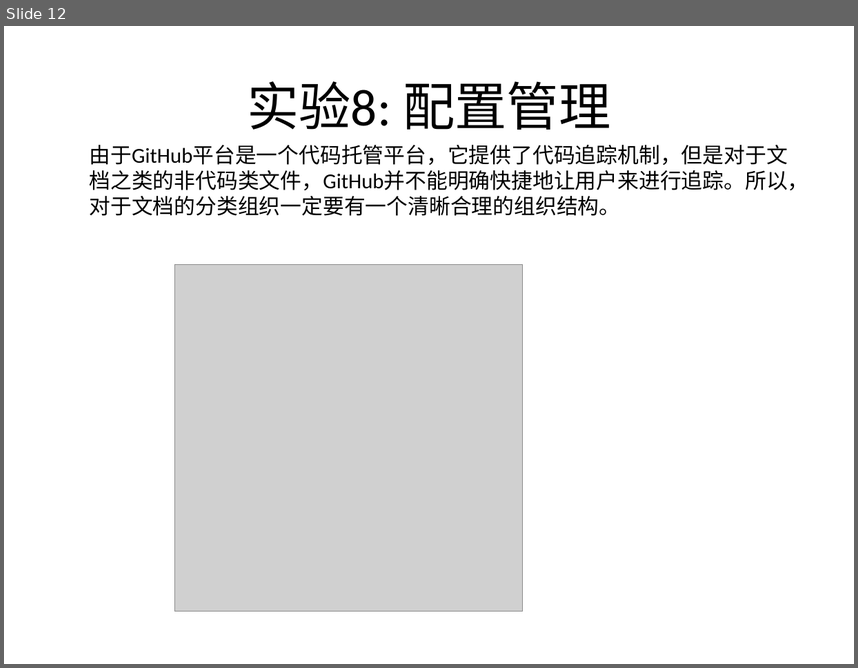
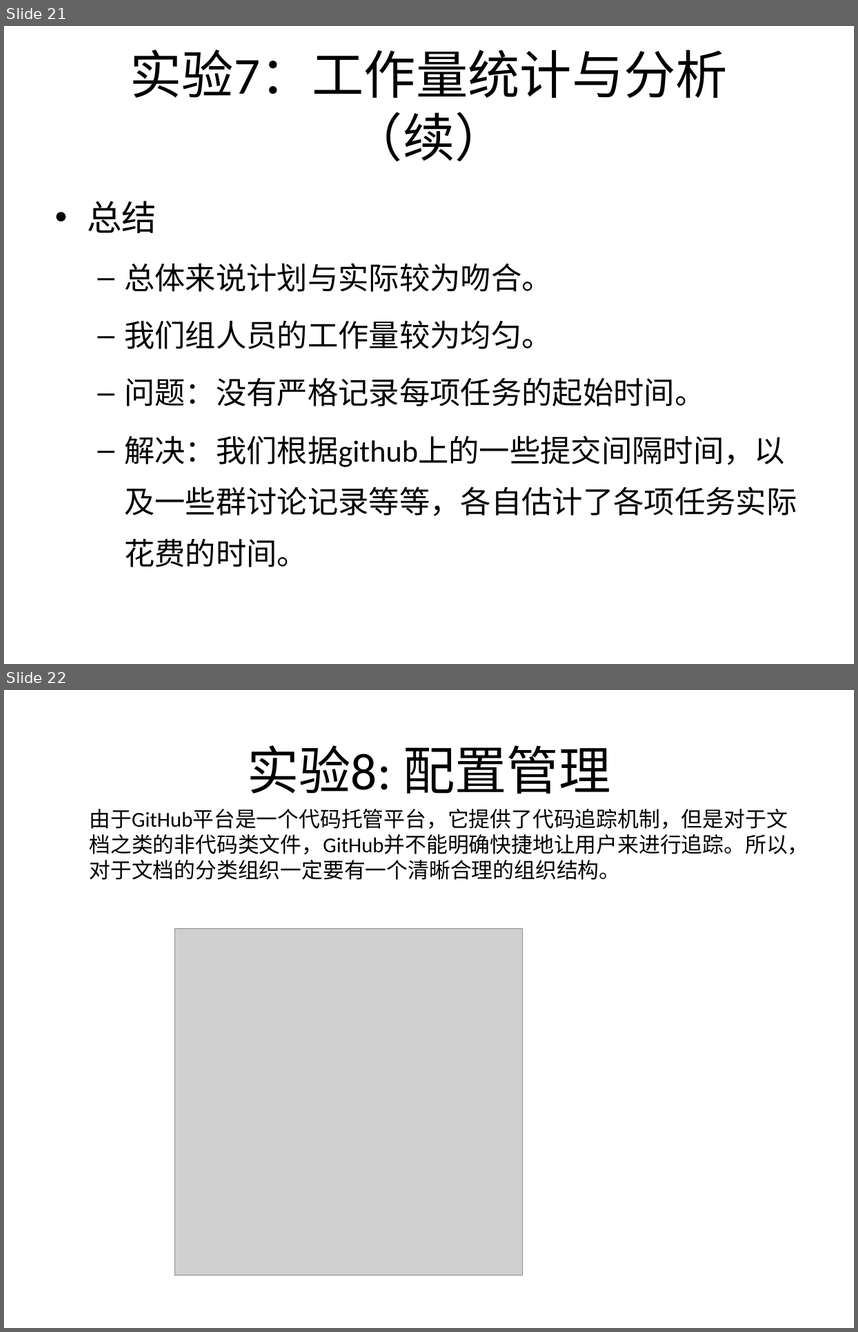
Before and after one commit to bhsei/16TeamC, a slide deck: 2.项目PPT/十七周-项目总结.pptx. Shown one above the other, each under a label of ours: slide 12 before the commit, slides 21 and 22 after it. The pictures are 858x668 and 858x1332 pixels, drawn with LibreOffice and Linux fonts; fonts in the diff are those of the drawing; grey boxes stand for pictures. Boxes give left, top, right and bottom in pixels: in the first picture for what was removed or moved away, otherwise in the second. Text is boxed around its words. In the diff, an @@ line names an element or a change of style, - is before the commit and + after.

```diff
--- a/2.项目PPT/十七周-项目总结.pptx
+++ b/2.项目PPT/十七周-项目总结.pptx
@@ slide 21 added at <box>4,26,854,664</box>, background #FFFFFF @@
@@ title added at <box>130,49,727,161</box>, 44 pt, text #000000 @@
+实验7：工作量统计与分析（续）
@@ text added at <box>87,201,797,567</box>, 25.9 pt, text #000000 @@
+• 总结
+  – 总体来说计划与实际较为吻合。
+  – 我们组人员的工作量较为均匀。
+  – 问题：没有严格记录每项任务的起始时间。
+  – 解决：我们根据github上的一些提交间隔时间，以及一些群讨论记录等等，各自估计了各项任务实际花费的时间。
@@ what was slide 12 is now slide 22 @@
```
Also in this commit, not shown: 1 slide changed, 13 other slides added, 1 slide removed.
